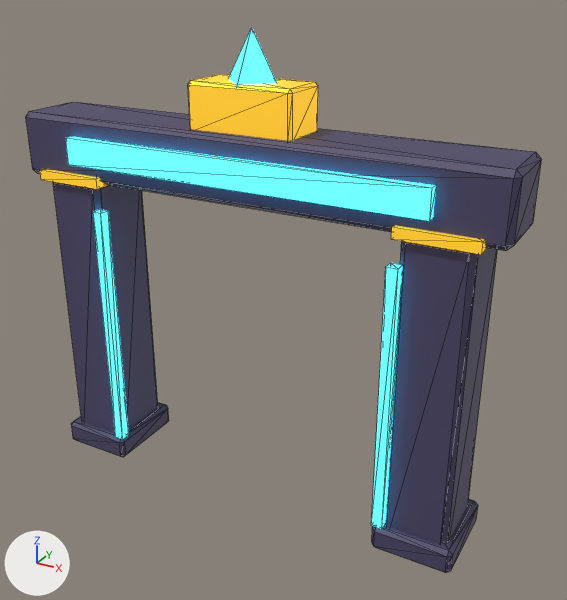
The FBX model roblox/games/gun-forge/art/blender/props/stage_gate_arch.fbx, before and after one commit.
The view is the same before and after, from a 50 mm lens placed at (6.94, -11.55, 9.92), pointed at (0.52, 0.12, 4.09). Arrows for +X, +Y and +Z are at lower left; the lights stay in place. The older version comes first. Mesh edges are drawn as thin lines.

Objects in the first picture: 'Stage_gate_arch'.
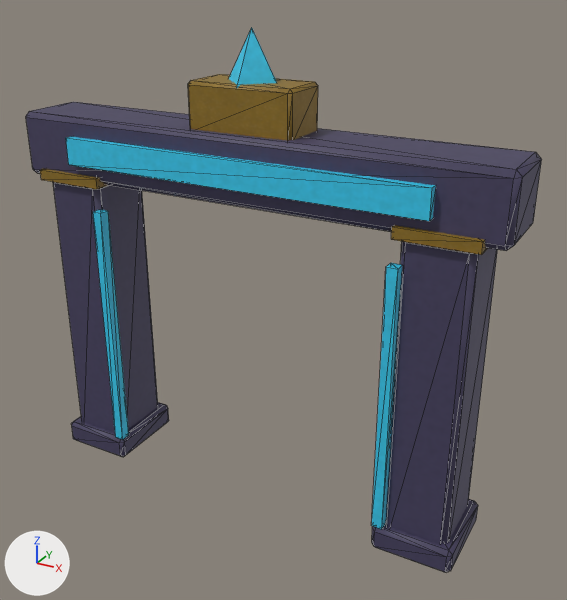
Changed parts and their boxes (x1, y1, x2, y2) in the pictures (567 x 600 px):
'Stage_gate_arch', recoloured, surface changed (darker): (26, 27, 522, 573) in both
part 1 of me_cube, recoloured: (26, 110, 541, 573) in both
part 2 of me_cube, recoloured: (66, 27, 436, 529) in both
part 3 of me_cube, recoloured: (40, 74, 488, 255) in both
part 4 of me_cube, surface changed (darker): (26, 27, 541, 573) in both

Patch to the scene script:
```diff
--- a/roblox/games/gun-forge/art/blender/props/stage_gate_arch.fbx.py
+++ b/roblox/games/gun-forge/art/blender/props/stage_gate_arch.fbx.py
@@ img_stage_gate_arch_png @@
+img_stage_gate_arch_png = load_image('stage_gate_arch.png', '_unpacked/stage_gate_arch.png', 512, 512, 'sRGB')
@@ mat_stage_gate_arch_mat @@
+mat_stage_gate_arch_mat = principled_material('stage_gate_arch_Mat')
+mat_stage_gate_arch_mat.texture = img_stage_gate_arch_png
+mat_stage_gate_arch_mat.roughness = 0.6
@@ me_cube @@
 me_cube.from_pydata(...)  # 189 vertices, 330 faces; spans x -4.7..4.7, y -0.85..0.85, z 0.0..8.85
 # used by ob_stage_gate_arch; location = (0.0, 0.0, 0.0)
+# me_cube part 1: all 220 faces that had it switch from mat_gatestone (dark blue #4b4566) to mat_stage_gate_arch_mat (picture img_stage_gate_arch_png)
+# me_cube part 2: all 42 faces that had it switch from mat_gateglow (cyan #3ad8ff, glowing cyan #3ad8ff) to mat_stage_gate_arch_mat (picture img_stage_gate_arch_png)
+# me_cube part 3: all 68 faces that had it switch from mat_gatetrim (yellow #ffc935, glowing yellow #ffc935) to mat_stage_gate_arch_mat (picture img_stage_gate_arch_png)
+# me_cube part 4: texture (UV) coordinates of 330 of 330 faces, centred in x -4.7..4.7, y -0.85..0.85, z 0.0..8.25, changed; they spanned u 0.01..0.99, v 0.0..1.0 and now span u 0.0..1.0, v 0.0..0.95
```
